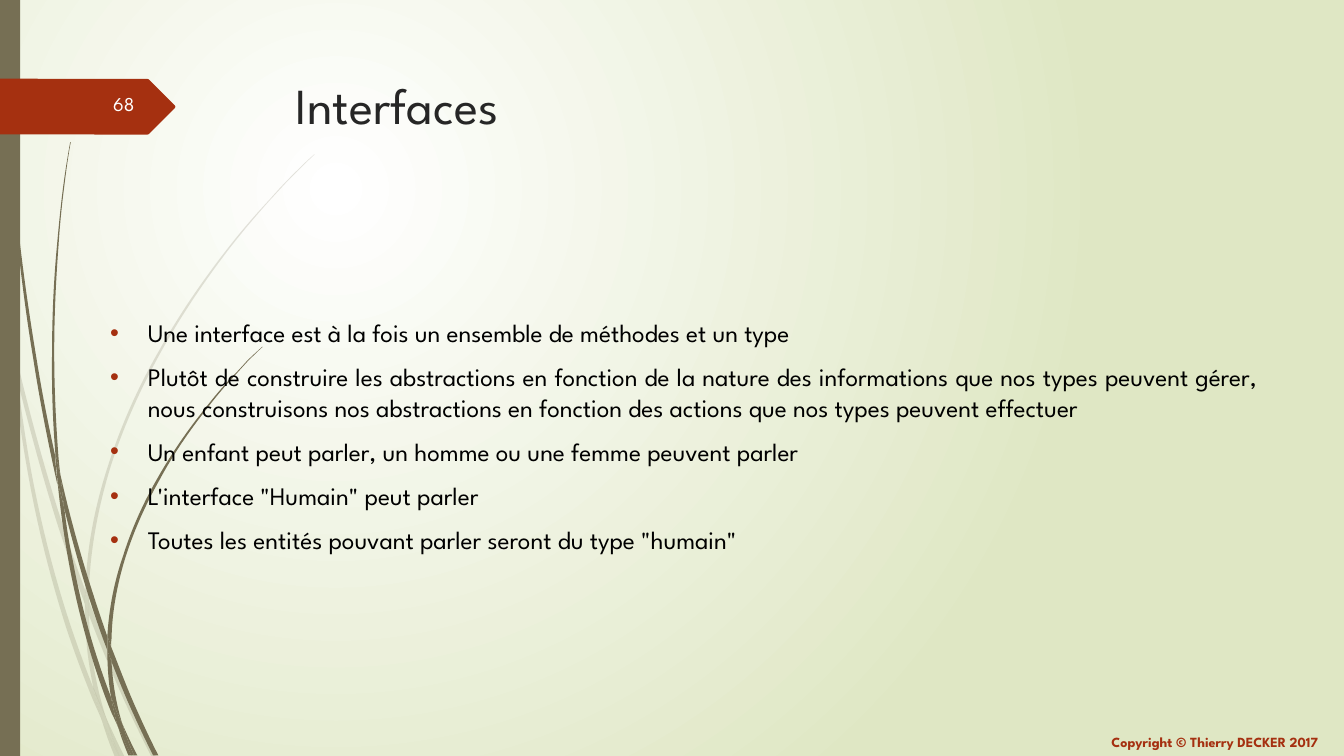
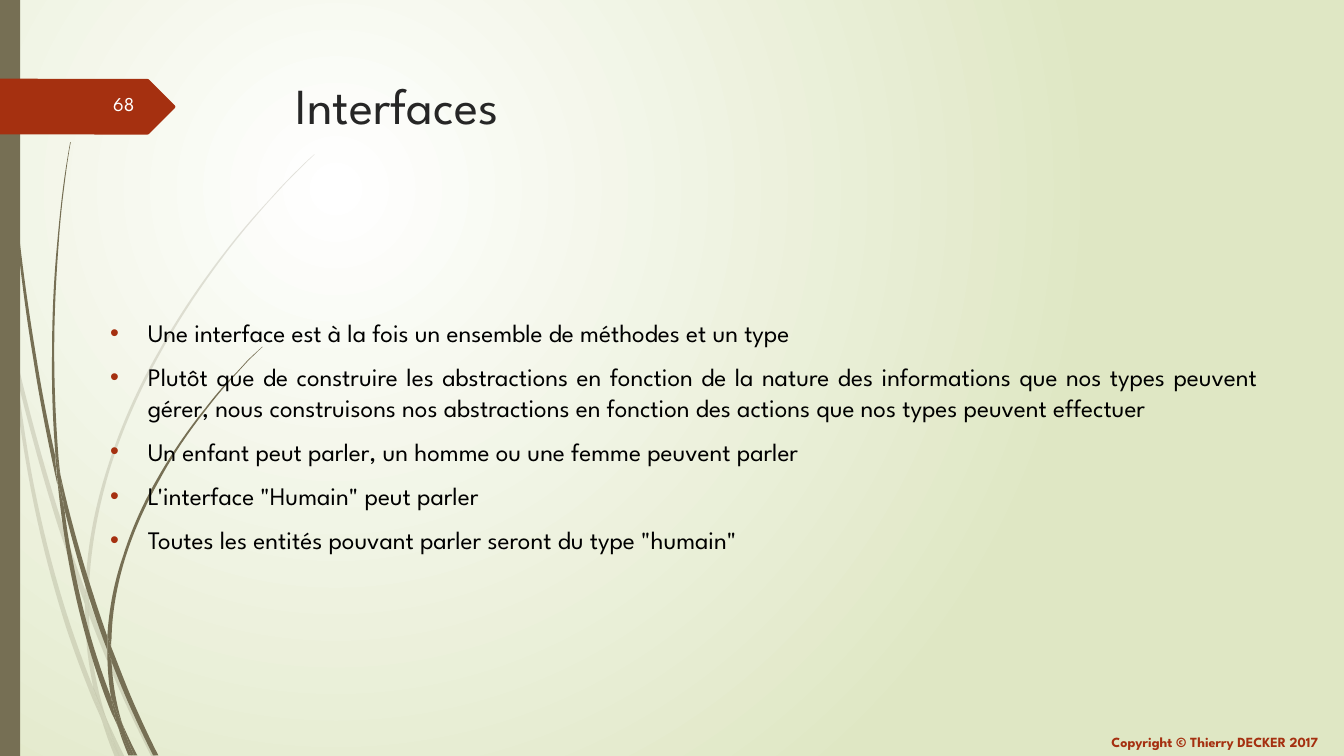
Before and after one commit to thierrydecker/learning-go, a slide deck: slide 68 of documentations/learning-go.pptx. Drawn at 1344x756 pixels with LibreOffice and Linux fonts; fonts in the diff are those of the drawing. Boxes give left, top, right and bottom in pixels: in the first picture for what was removed or moved away, otherwise in the second. Text is boxed around its words. In the diff, an @@ line names an element or a change of style, - is before the commit and + after.

```diff
--- a/documentations/learning-go.pptx
+++ b/documentations/learning-go.pptx
@@ text at [148,361,1257,425]: text changed @@
-• Plutôt de construire les abstractions en fonction de la nature des informations que nos types peuvent gérer, nous construisons nos abstractions en fonction des actions que nos types peuvent effectuer
+• Plutôt que de construire les abstractions en fonction de la nature des informations que nos types peuvent gérer, nous construisons nos abstractions en fonction des actions que nos types peuvent effectuer
```
Also in this commit, not shown: 1 other file.
